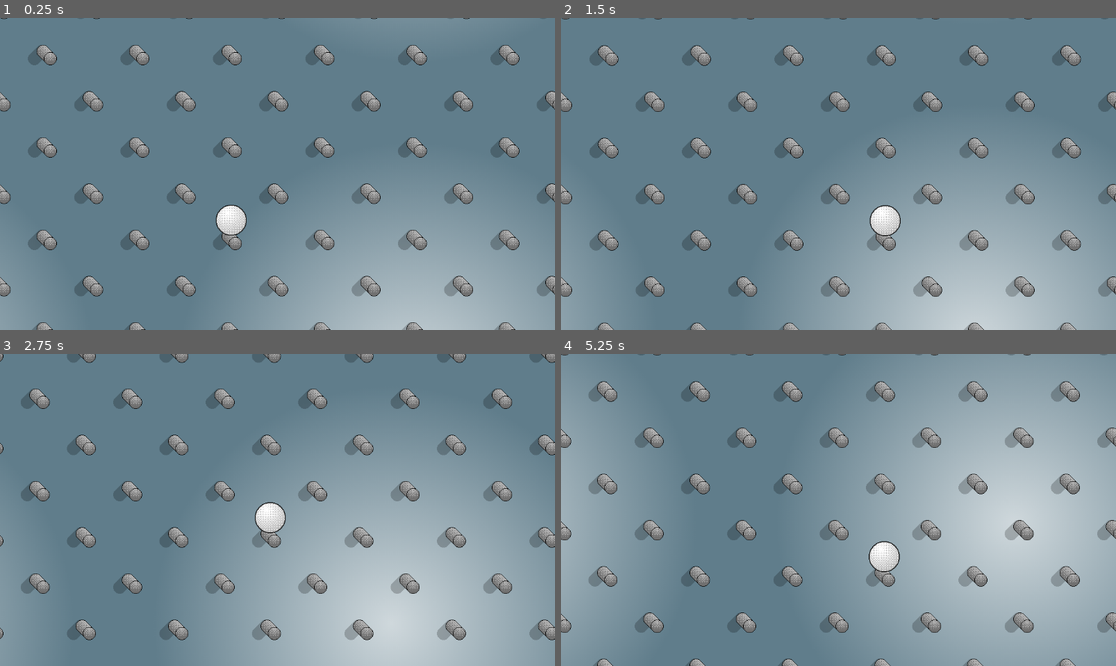
Above: before the commit, frames 1-4 (two rows, left to right).
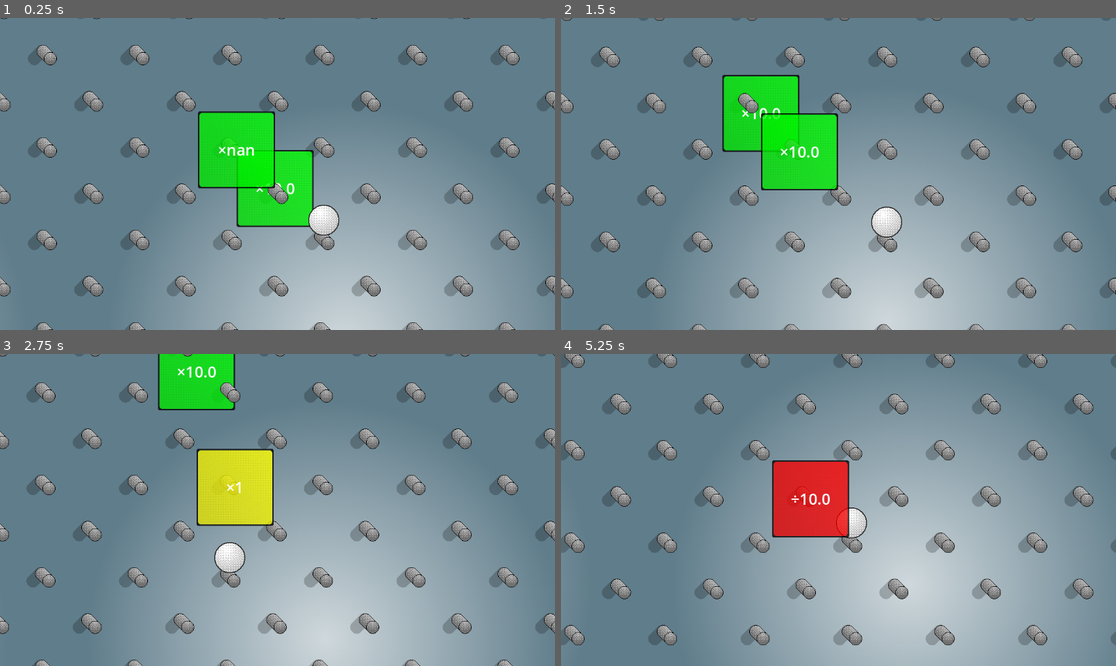
Above: after the commit, the same moments.

Repository: EightLimbed/InfiniPlinko
Game: Godot game, scene res://Main/Game.tscn
The game is run twice, just before and just after one commit, with the same random seed, the same clock (stepped at 60 frames per second) and the same inputs.
Inputs:
- Up to frame 1 (0.25 s): no input
- Up to frame 2 (1.5 s): no input
- Up to frame 3 (2.75 s): no input
- Up to frame 4 (5.25 s): no input

The runs differ from the first frame. In frame 1, 19% of the frame differs, in the area x 0-100%, y 29-100%; in frame 2, 32%; in frame 3, 38%; in frame 4, 59%, in the area x 0-100%, y 0-100%.

Commit message:
Added Price Changers

Diff:
--- a/Background/Background.tscn
+++ b/Background/Background.tscn
@@ -7,7 +7,7 @@
 z_as_relative = false
 
 [node name="ParallaxLayer" type="Parallax2D" parent="."]
-scroll_scale = Vector2(0.5, 0.5)
+scroll_scale = Vector2(0.25, 0.25)
 repeat_size = Vector2(1152, 1152)
 
 [node name="Background" type="TextureRect" parent="ParallaxLayer"]
--- a/Ball/Ball.gd
+++ b/Ball/Ball.gd
@@ -4,29 +4,18 @@
 var speed : int = 0
 
 func _ready() -> void:
-	left()
-
-func left():
-	play("Left")
-
-func right():
 	play("Right")
 
 func _on_animation_finished() -> void:
+	var previous = get_animation()
+	var next : String
+	var options : Array = ["Right","Left"]
 	position.y += 80
-	if random.randi_range(0,1) == 1:
-		if get_animation() == "Right":
-			position.x += 80
-			speed_scale /= 1.08
-		if get_animation() == "Left":
-			if speed_scale < 4: speed_scale *= 1.1
-			position.x -= 80
-		left()
+	next = ["Right","Left"][random.randi_range(0,1)]
+	if previous == next:
+		if speed_scale < 4.0: speed_scale *=1
+	if next == "Right":
+		position.x += 80
 	else:
-		if get_animation() == "Right":
-			if speed_scale < 4: speed_scale *= 1.1
-			position.x += 80
-		if get_animation() == "Left":
-			speed_scale /= 1.08
-			position.x -= 80
-		right()
+		position.x -= 80
+	play(next)
--- a/Ball/Ball.tscn
+++ b/Ball/Ball.tscn
@@ -1,8 +1,12 @@
-[gd_scene load_steps=4 format=3 uid="uid://c0uoscoax8uxu"]
+[gd_scene load_steps=6 format=3 uid="uid://c0uoscoax8uxu"]
 
 [ext_resource type="Script" uid="uid://b4lvipp8mah5s" path="res://Ball/Ball.gd" id="1_cfgdn"]
 [ext_resource type="SpriteFrames" uid="uid://dcsacu0tdxb40" path="res://Ball/GolfBall/GolfBallFrames.tres" id="1_ov5dl"]
 [ext_resource type="Texture2D" uid="uid://beoppwroo14qg" path="res://Ball/GolfBall/Pegs.png" id="3_lwqi0"]
+[ext_resource type="PackedScene" uid="uid://dissab0qwopc" path="res://PriceChanger/PriceChanger.tscn" id="4_hgk86"]
+
+[sub_resource type="RectangleShape2D" id="RectangleShape2D_lwqi0"]
+size = Vector2(64, 64)
 
 [node name="Ball" type="AnimatedSprite2D"]
 sprite_frames = ExtResource("1_ov5dl")
@@ -48,4 +52,11 @@
 stretch_mode = 1
 flip_h = true
 
+[node name="Area2D" type="Area2D" parent="."]
+
+[node name="CollisionShape2D" type="CollisionShape2D" parent="Area2D"]
+shape = SubResource("RectangleShape2D_lwqi0")
+
+[node name="PriceChanger" parent="." instance=ExtResource("4_hgk86")]
+
 [connection signal="animation_finished" from="." to="." method="_on_animation_finished"]
--- a/Main/Game.tscn
+++ b/Main/Game.tscn
@@ -1,10 +1,15 @@
-[gd_scene load_steps=3 format=3 uid="uid://c1b08f1mpsqqw"]
+[gd_scene load_steps=4 format=3 uid="uid://c1b08f1mpsqqw"]
 
 [ext_resource type="PackedScene" uid="uid://c0uoscoax8uxu" path="res://Ball/Ball.tscn" id="1_gdh3y"]
 [ext_resource type="PackedScene" uid="uid://cppux85ja6g5i" path="res://Background/Background.tscn" id="2_mydax"]
+[ext_resource type="PackedScene" uid="uid://dissab0qwopc" path="res://PriceChanger/PriceChanger.tscn" id="3_0wgfy"]
 
 [node name="Game" type="Node2D"]
 
 [node name="Ball" parent="." instance=ExtResource("1_gdh3y")]
 
 [node name="Background" parent="." instance=ExtResource("2_mydax")]
+
+[node name="PriceChanger" parent="." instance=ExtResource("3_0wgfy")]
+z_index = -1
+position = Vector2(80, 80)
--- /dev/null
+++ b/PriceChanger/PriceChanger.gd
@@ -0,0 +1,24 @@
+extends Area2D
+
+var value : float = 1
+
+
+#it is n times more likely for a value to be in the middle two halfs. adjust multipliers accordingly
+#Ranges between /10 and *10 (/10 in middles, *10 in outside). gradiant depends on layer of pascals triangle.
+func _process(_delta):
+	var new_pos = global_position/160
+	value = val_from_pos(new_pos)
+	print(value)
+	if value < 1:
+		$Label.text = "÷"+str(round(1/value*100)/100)
+		$Sprite2D.modulate = "ff0000c8"
+	elif value == 1:
+		$Label.text = "×1"
+		$Sprite2D.modulate = "ffff00c8"
+	else:
+		$Label.text = "×"+str(round(value*100)/100)
+		$Sprite2D.modulate = "00ff00c8"
+
+func val_from_pos(pos):
+	#used quartic regression to return this from points (b,10),(b/2,1),(0,0.1),(-b/2,1),(-b,10)
+	return (8.4*pos.x**4)/pos.y**4+(1.5*pos.x**2)/pos.y**2+0.1
--- /dev/null
+++ b/PriceChanger/PriceChanger.tscn
@@ -0,0 +1,40 @@
+[gd_scene load_steps=5 format=3 uid="uid://dissab0qwopc"]
+
+[ext_resource type="Script" uid="uid://378mqocfavv5" path="res://PriceChanger/PriceChanger.gd" id="1_qvhpi"]
+[ext_resource type="Texture2D" uid="uid://dqgesvoh7m54h" path="res://PriceChanger/PriceChanger.png" id="2_gm44r"]
+
+[sub_resource type="RectangleShape2D" id="RectangleShape2D_fij16"]
+size = Vector2(160, 160)
+
+[sub_resource type="LabelSettings" id="LabelSettings_gm44r"]
+font_size = 32
+
+[node name="PriceChanger" type="Area2D"]
+script = ExtResource("1_qvhpi")
+
+[node name="CollisionShape2D" type="CollisionShape2D" parent="."]
+position = Vector2(-85, -50)
+shape = SubResource("RectangleShape2D_fij16")
+
+[node name="Sprite2D" type="Sprite2D" parent="."]
+modulate = Color(1, 1, 0, 0.784314)
+texture = ExtResource("2_gm44r")
+offset = Vector2(-85, -50)
+
+[node name="Label" type="Label" parent="."]
+custom_minimum_size = Vector2(160, 160)
+anchors_preset = 8
+anchor_left = 0.5
+anchor_top = 0.5
+anchor_right = 0.5
+anchor_bottom = 0.5
+offset_left = -165.0
+offset_top = -130.0
+offset_right = -5.0
+offset_bottom = 30.0
+grow_horizontal = 2
+grow_vertical = 2
+text = "10"
+label_settings = SubResource("LabelSettings_gm44r")
+horizontal_alignment = 1
+vertical_alignment = 1
Not shown, added: PriceChanger/PriceChanger.gd.uid
Binary file added: PriceChanger/PriceChanger.png
Not shown, added: PriceChanger/PriceChanger.png.import
